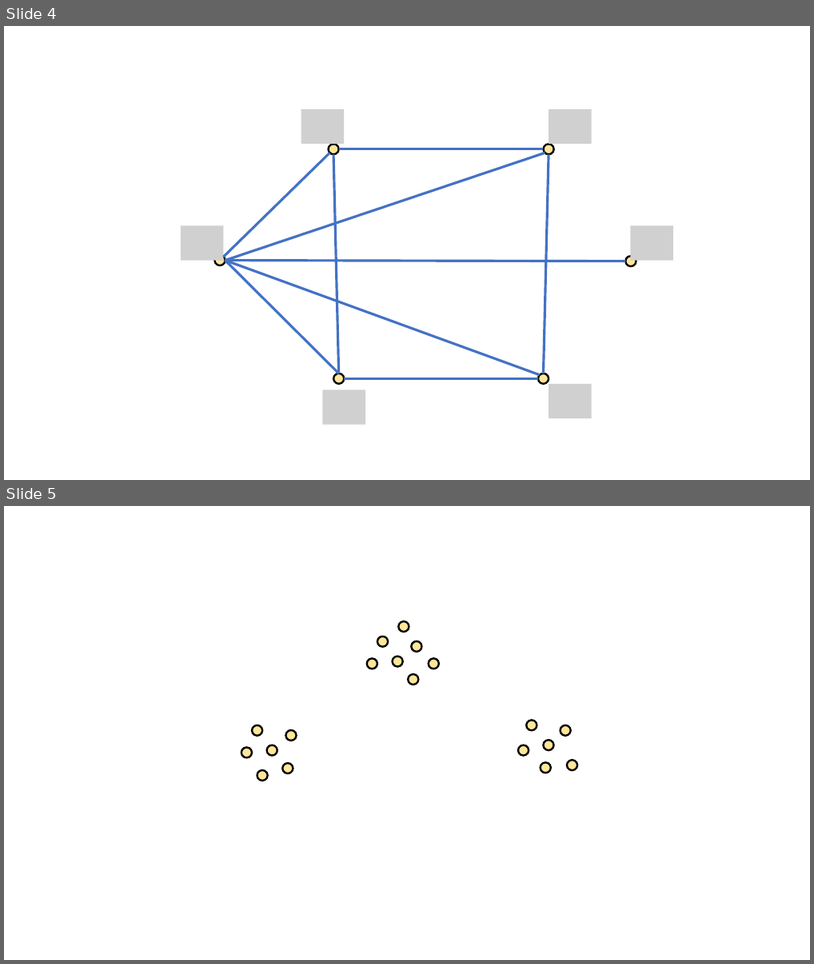
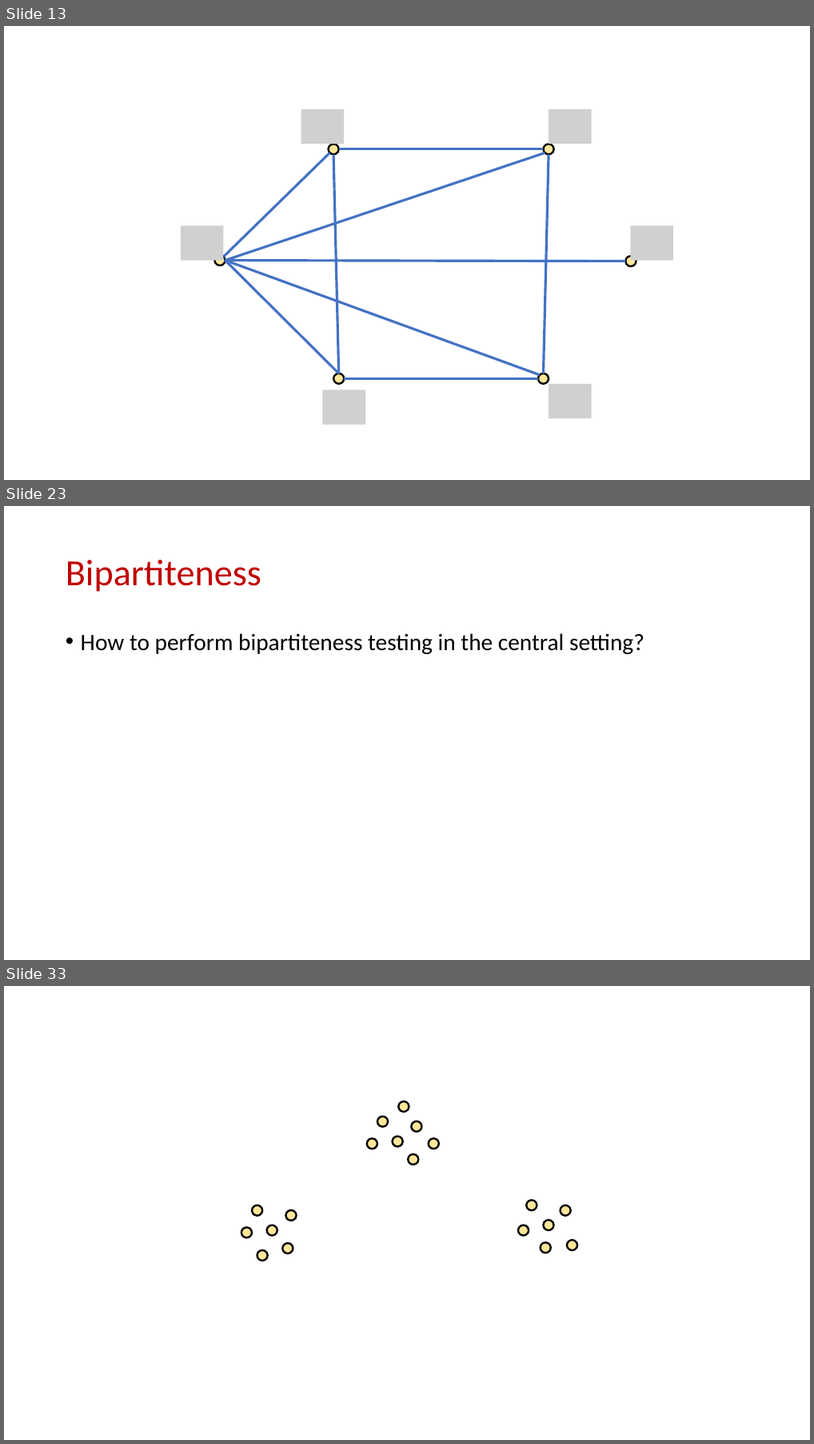
Before and after one commit to samsonzhou/samsonzhou.github.io, a slide deck: CSCE658-S24/L11.pptx. Shown one above the other, each under a label of ours: slides 4 and 5 before the commit, slides 13, 23 and 33 after it; the slides between them are not shown. The pictures are 814x964 and 814x1444 pixels, drawn with LibreOffice and Linux fonts; fonts in the diff are those of the drawing; grey boxes stand for pictures. Boxes give left, top, right and bottom in pixels: in the first picture for what was removed or moved away, otherwise in the second. Text is boxed around its words. In the diff, an @@ line names an element or a change of style, - is before the commit and + after.

```diff
--- a/CSCE658-S24/L11.pptx
+++ b/CSCE658-S24/L11.pptx
@@ slide 23 added at box(4, 506, 810, 960), background #FFFFFF @@
@@ title added at box(66, 560, 262, 592), 44 pt, text #C00000 @@
+Bipartiteness
@@ text added at box(81, 633, 645, 654), 28 pt, text #000000 @@
+• How to perform bipartiteness testing in the central setting?
@@ what was slide 4 is now slide 13 @@
@@ what was slide 5 is now slide 33 @@
```
Also in this commit, not shown: 1 slide changed, 27 other slides added.
